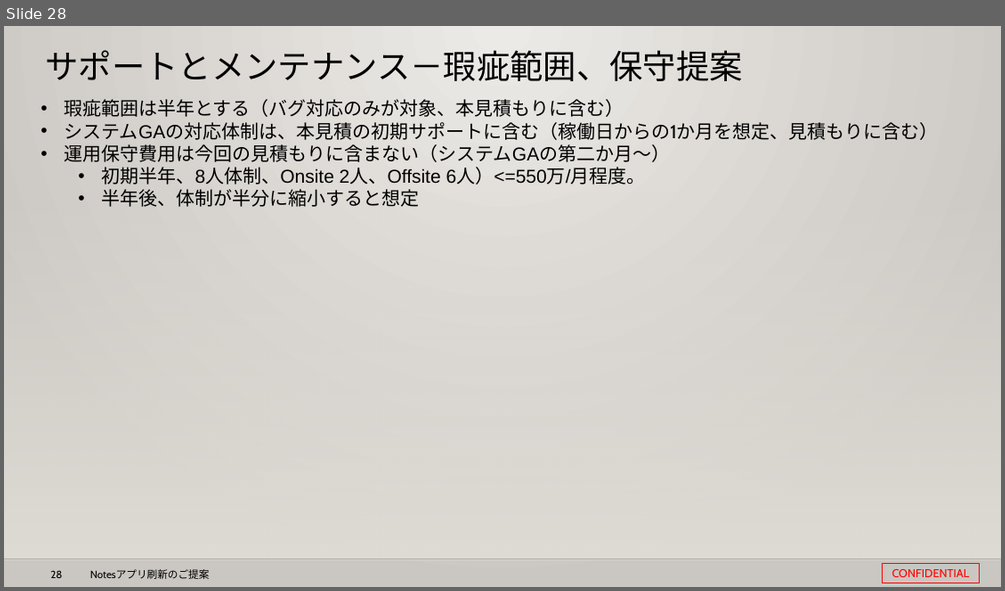
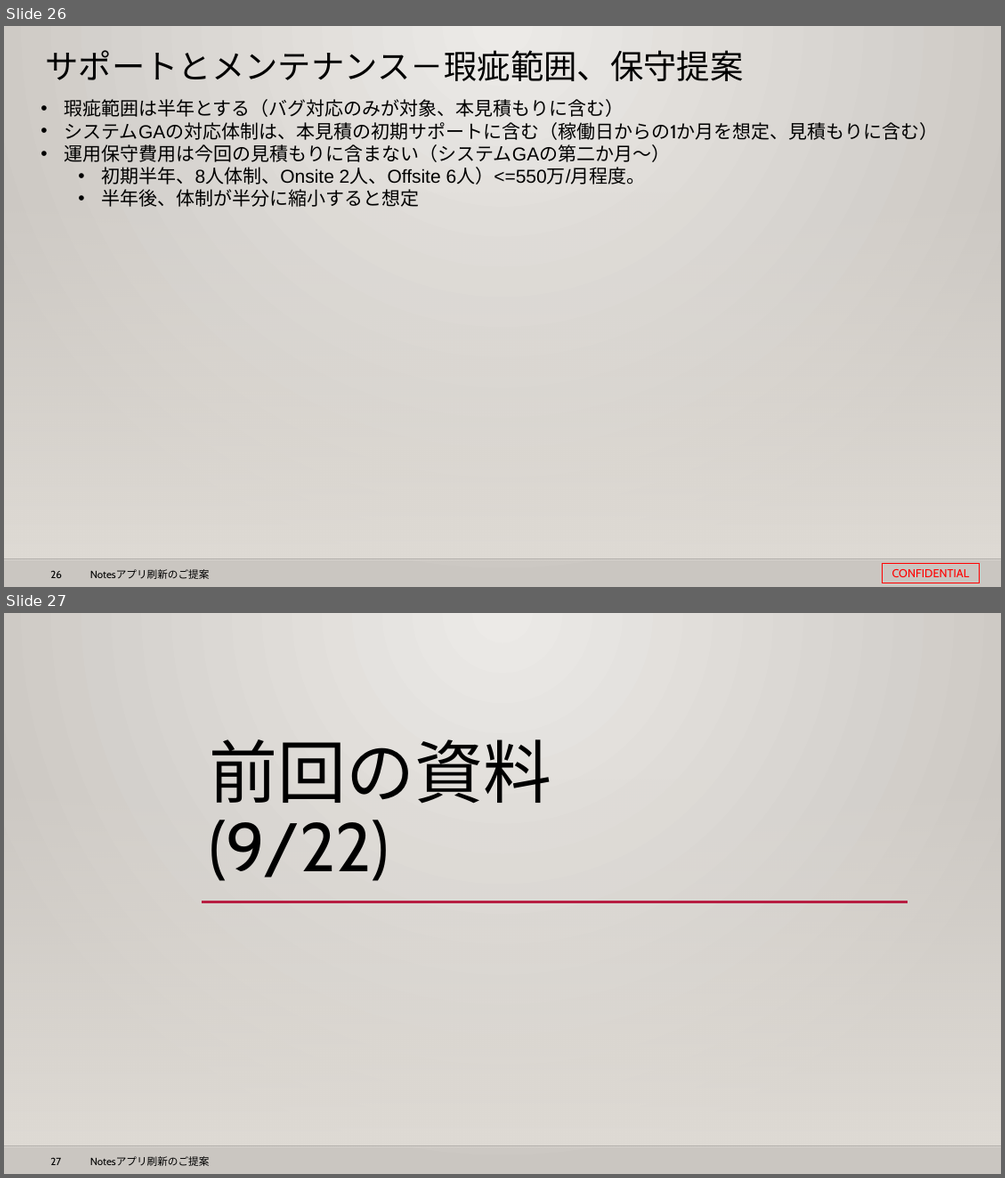
Before and after one commit to 0494938/Notes--CMS-Online, a slide deck: Notesアプリ刷新プロジェクト提案見積もり.pptx. Shown one above the other, each under a label of ours: slide 28 before the commit, slides 26 and 27 after it. The pictures are 1005x591 and 1005x1178 pixels, drawn with LibreOffice and Linux fonts; fonts in the diff are those of the drawing; background and template pictures are left out. Boxes give left, top, right and bottom in pixels: in the first picture for what was removed or moved away, otherwise in the second. Text is boxed around its words. In the diff, an @@ line names an element or a change of style, - is before the commit and + after.

```diff
--- a/Notesアプリ刷新プロジェクト提案見積もり.pptx
+++ b/Notesアプリ刷新プロジェクト提案見積もり.pptx
@@ slide 27 added at [4,613,1001,1174], background gradient #ECEAE7 to #CAC7C1; not listed: 4 template elements that a slide beside it also shows @@
@@ title added at [210,739,552,881], 66 pt, text #000000 @@
+前回の資料
+(9/22)
@@ line added from (202, 901) to (908, 901), #B71E42 2.5 pt @@
@@ what was slide 28 is now slide 26 @@
@@ page number at [50,570,62,578]: text changed @@
-28
+26
```
Also in this commit, not shown: 2 slides changed, 13 other slides added, 4 other files.
